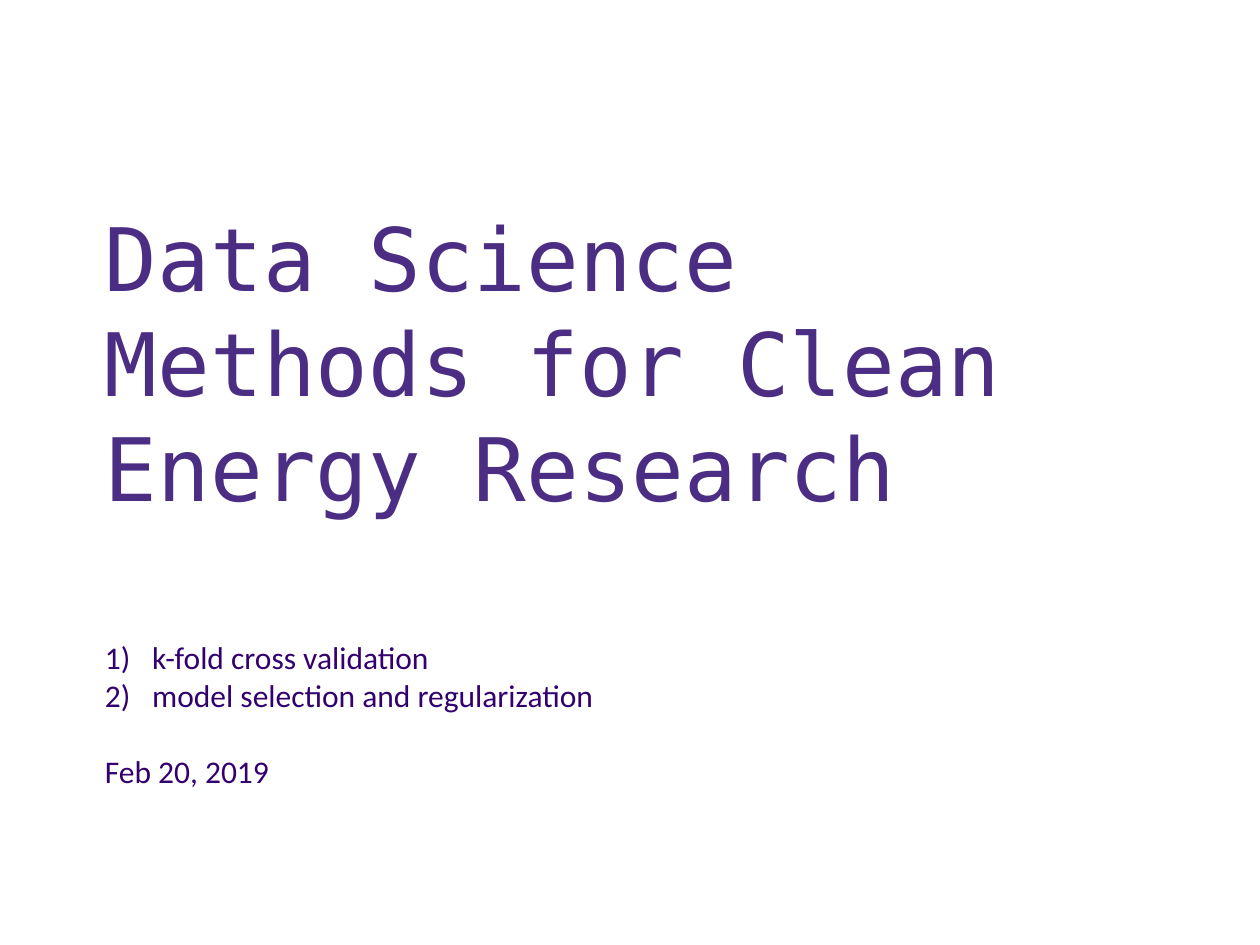
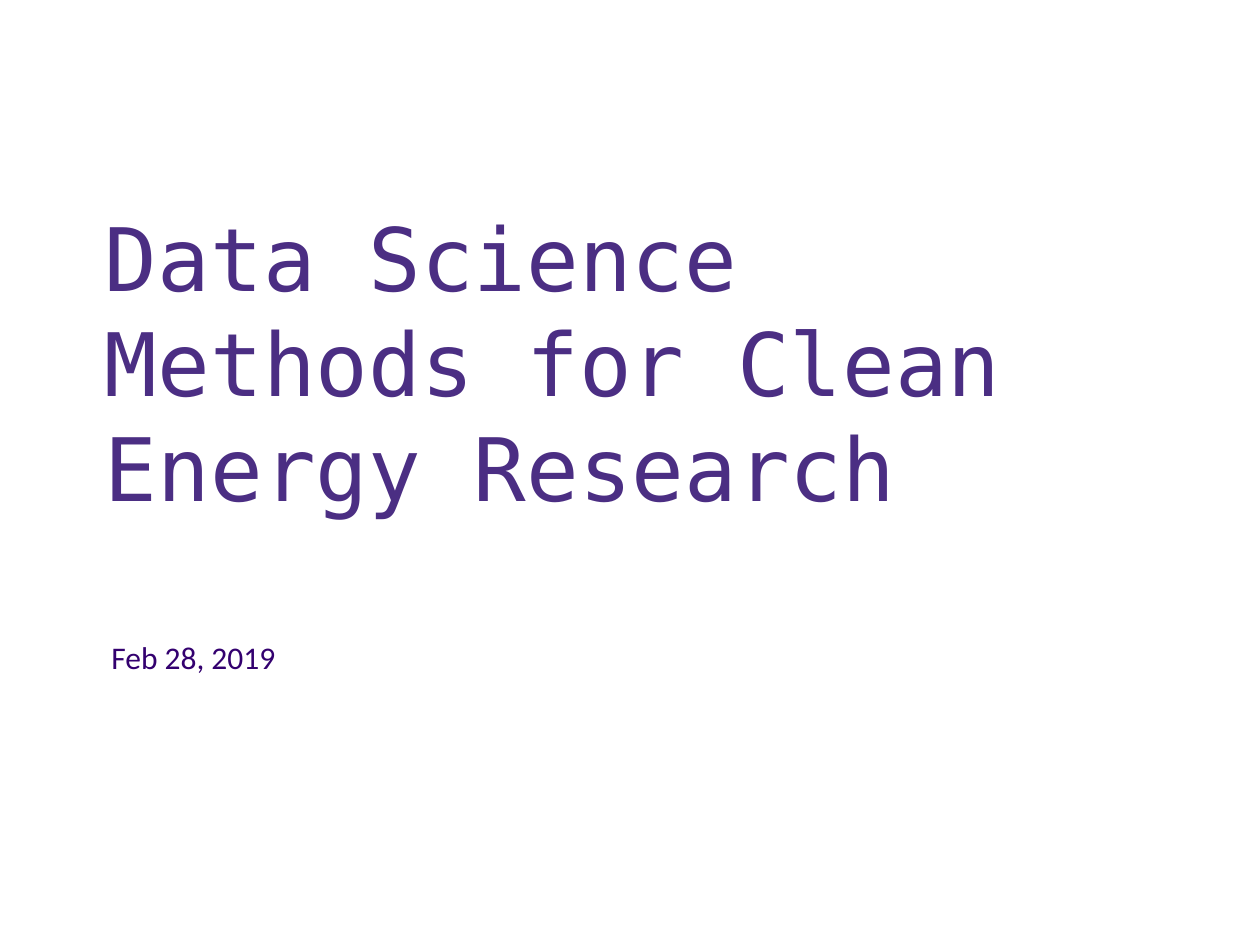
Before and after one commit to UWDIRECT/UWDIRECT.github.io, a slide deck: slide 1 of Wi19_content/DSMCER/L8_SubsetRegularization.pptx. Drawn at 1260x945 pixels with LibreOffice and Linux fonts; fonts in the diff are those of the drawing; background and template pictures are left out. Boxes give left, top, right and bottom in pixels: in the first picture for what was removed or moved away, otherwise in the second. Text is boxed around its words. In the diff, an @@ line names an element or a change of style, - is before the commit and + after.

Commit message:
Updated regularization materials for today.

```diff
--- a/Wi19_content/DSMCER/L8_SubsetRegularization.pptx
+++ b/Wi19_content/DSMCER/L8_SubsetRegularization.pptx
@@ text at (111, 647, 275, 673): text changed @@
-1) k-fold cross validation
-2) model selection and regularization
-Feb 20, 2019
+Feb 28, 2019
```
Also in this commit, not shown: 7 other slides changed, 3 other files.
